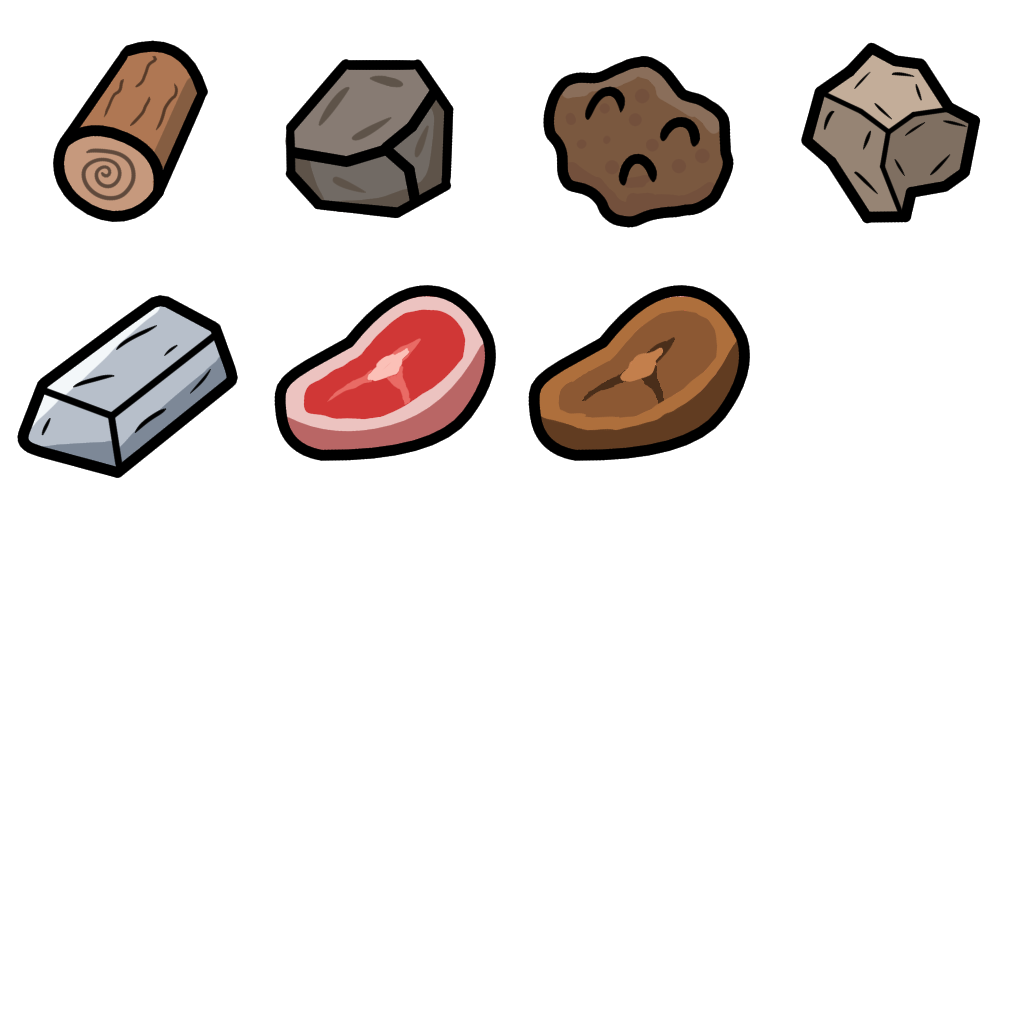
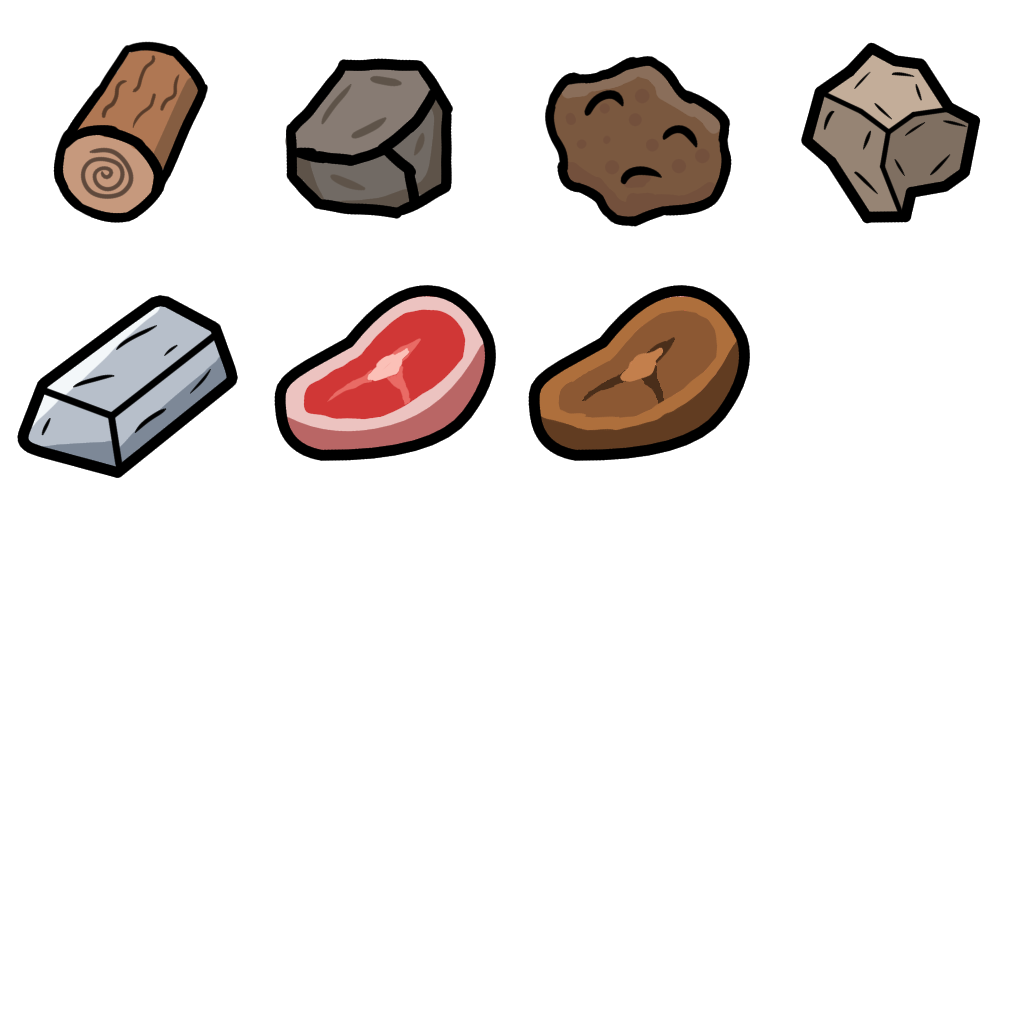
Comparing the layer stacks of the two 1024x1024 images. Changes:
painted on "Outline" (3rd of 7, in "Dirt") over [543, 56, 734, 228]
painted on "Outline" (4th of 7, in "Stone") over [285, 58, 454, 219]
painted on "Color" (4th of 7, in "Stone") over [285, 58, 454, 219]
painted on "Outline" (5th of 7, in "Wood") over [53, 40, 208, 223]
painted on "Color" (5th of 7, in "Wood") over [53, 40, 208, 223]
